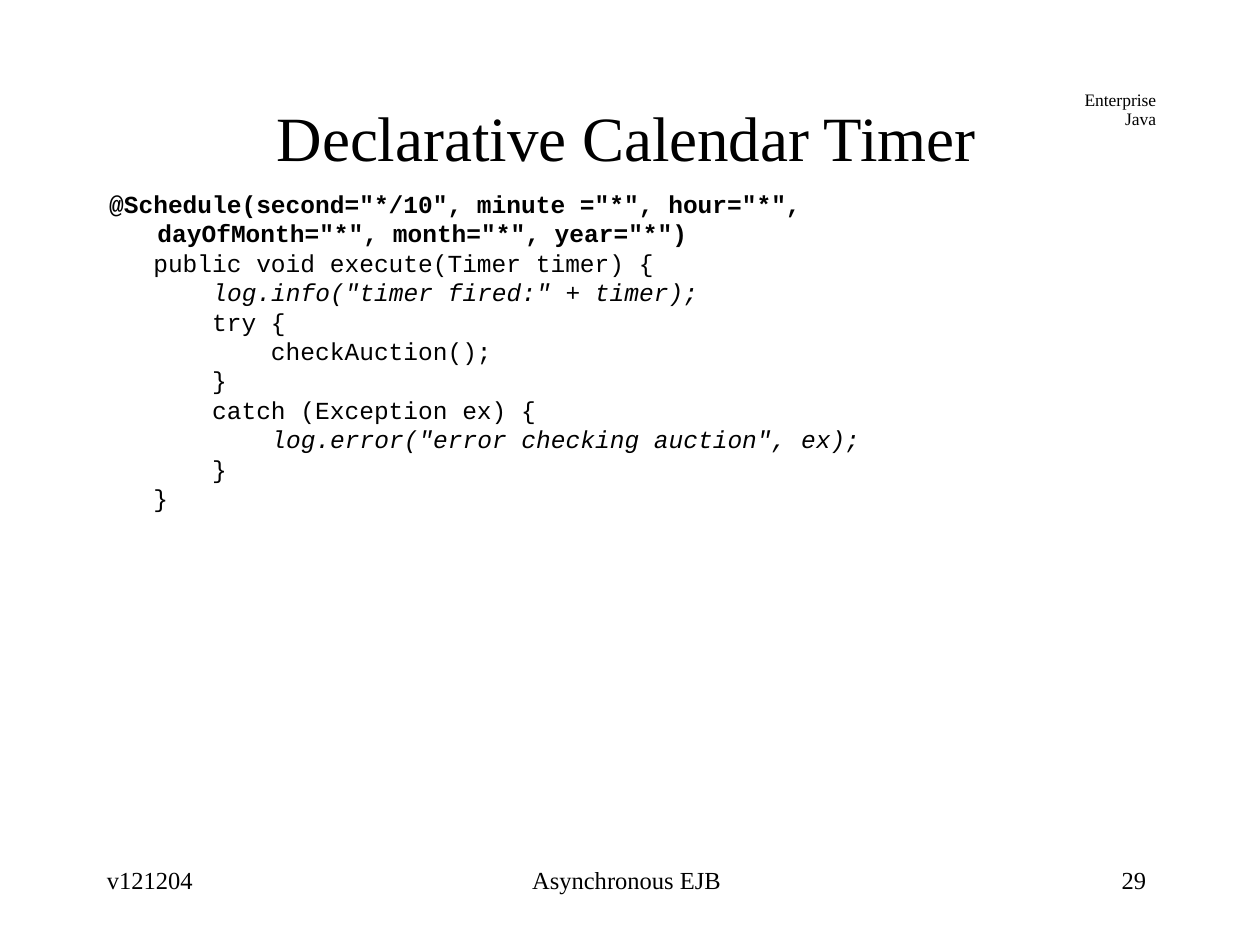
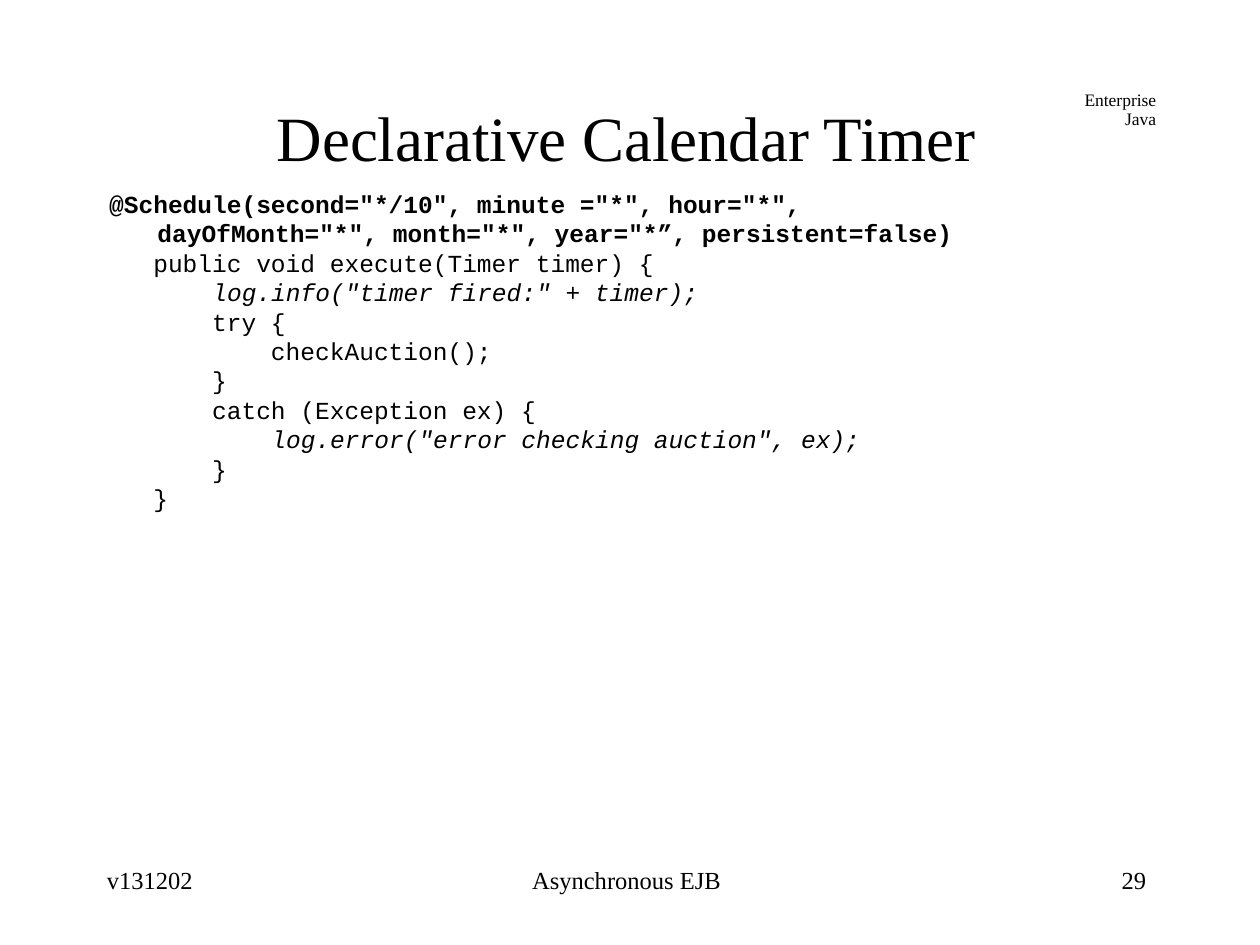
Before and after one commit to jcstaff/ejava-javaee, a slide deck: slide 29 of asyncEJB/src/site/resources/lectures/asyncEJB.ppt. Drawn at 1260x945 pixels with LibreOffice and Linux fonts; fonts in the diff are those of the drawing. Boxes give left, top, right and bottom in pixels: in the first picture for what was removed or moved away, otherwise in the second. Text is boxed around its words. In the diff, an @@ line names an element or a change of style, - is before the commit and + after.

```diff
--- a/asyncEJB/src/site/resources/lectures/asyncEJB.ppt
+++ b/asyncEJB/src/site/resources/lectures/asyncEJB.ppt
@@ text at (x1=157, y1=224, x2=952, y2=247): text changed @@
-dayOfMonth="*", month="*", year="*")
+dayOfMonth="*", month="*", year="*”, persistent=false)
@@ text at (x1=107, y1=872, x2=193, y2=890): text changed @@
-v121204
+v131202
```
Also in this commit, not shown: 35 other slides changed.
